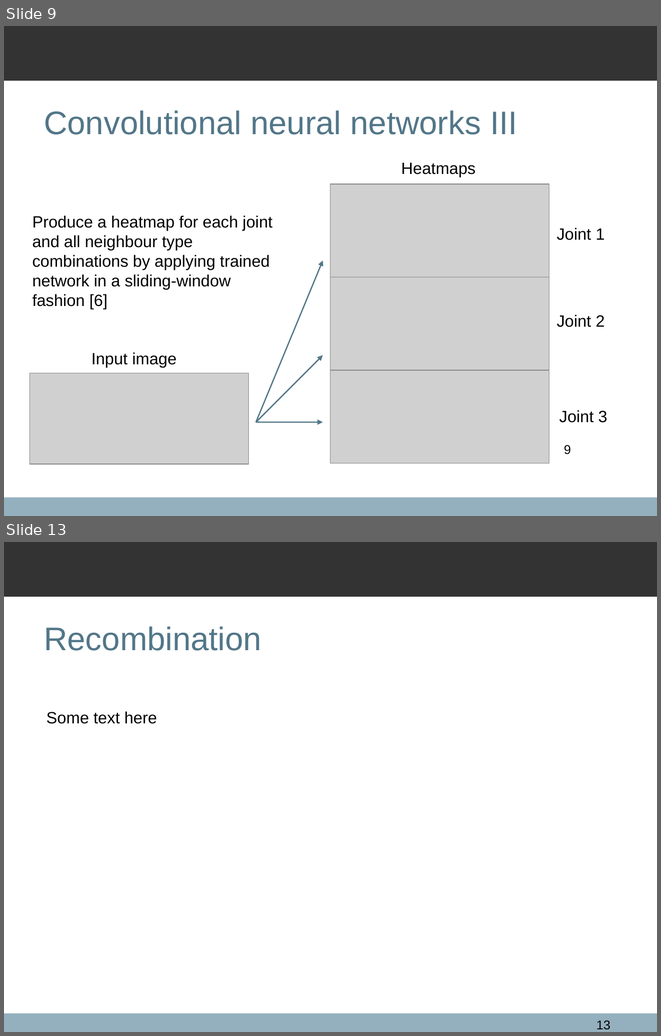
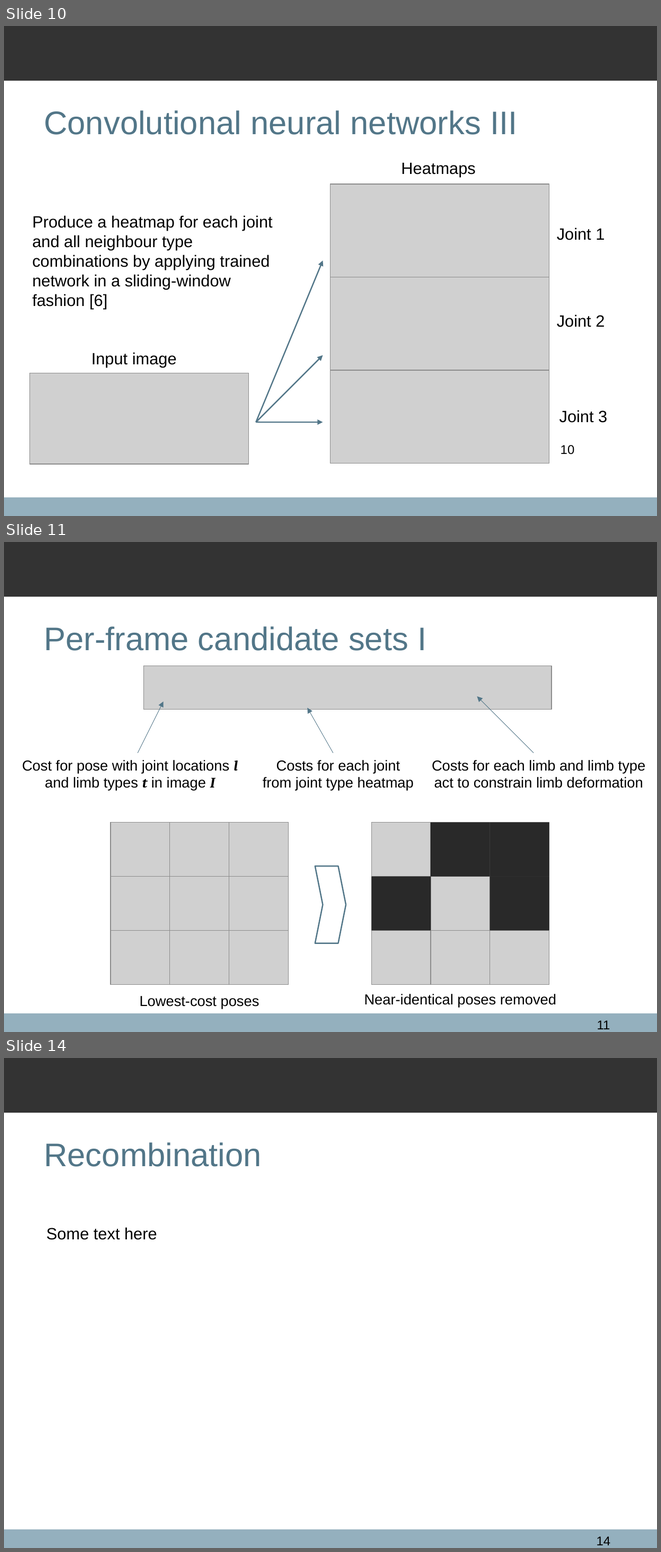
Before and after one commit to qxcv/comp2560, a slide deck: presentation/presentation.odp. Shown one above the other, each under a label of ours: slides 9 and 13 before the commit, slides 10, 11 and 14 after it; the slides between them are not shown. The pictures are 661x1036 and 661x1552 pixels, drawn with LibreOffice and Linux fonts; fonts in the diff are those of the drawing; grey boxes stand for pictures; background and template pictures are left out. Boxes give left, top, right and bottom in pixels: in the first picture for what was removed or moved away, otherwise in the second. Text is boxed around its words. In the diff, an @@ line names an element or a change of style, - is before the commit and + after.

```diff
--- a/presentation/presentation.odp
+++ b/presentation/presentation.odp
@@ slide 11 added at (4, 542, 657, 1032), background #FFFFFF; not listed: 2 template elements that a slide beside it also shows @@
@@ title added at (44, 626, 426, 651), 36 pt, text #527688 @@
+Per-frame candidate sets I
@@ picture added at (144, 665, 552, 709) @@
@@ arrow added from (533, 753) to (477, 696), #527688 0.51 pt @@
@@ arrow added from (138, 753) to (164, 702), #527688 0.51 pt @@
@@ arrow added from (333, 753) to (308, 708), #527688 0.51 pt @@
@@ text added at (22, 760, 238, 791), 16 pt, text #000000 @@
+Cost for pose with joint locations l and limb types t in image I
@@ text added at (263, 760, 414, 791), 16 pt, text #000000 @@
+Costs for each joint from joint type heatmap
@@ text added at (432, 760, 646, 788), 16 pt, text #000000 @@
+Costs for each limb and limb type act to constrain limb deformation
@@ freeform shape added at (315, 866, 345, 943), fill #FFFFFF, outline #527688 1.42 pt @@
@@ group added at (111, 822, 289, 1008): 9 pictures, 1 text @@
+Lowest-cost poses
@@ group added at (364, 822, 556, 1007): 9 pictures, 4 rectangles, 1 text @@
+Near-identical poses removed
@@ page number added at (597, 1020, 610, 1029), 14 pt, text #000000 @@
+11
@@ what was slide 9 is now slide 10 @@
@@ page number at (560, 445, 575, 454): text changed @@
-9
+10
@@ what was slide 13 is now slide 14 @@
@@ page number at (597, 1536, 611, 1545): text changed @@
-13
+14
```
Also in this commit, not shown: 3 slides changed, 2 other slides added, 2 slides removed, 3 other files.
